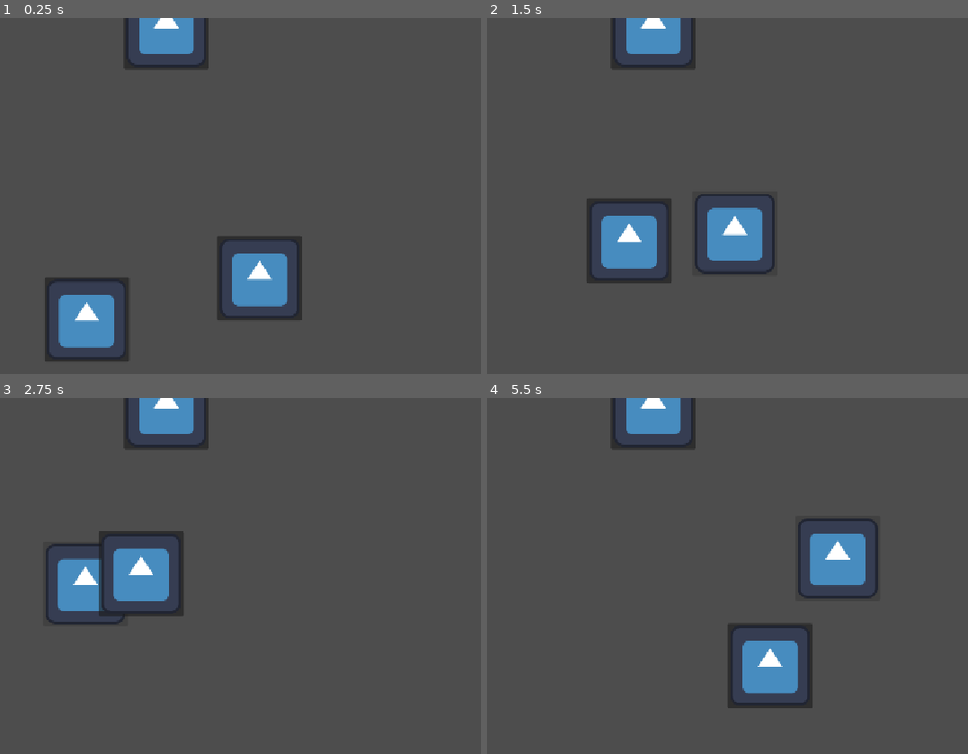
Above: before the commit, frames 1-4 (two rows, left to right).
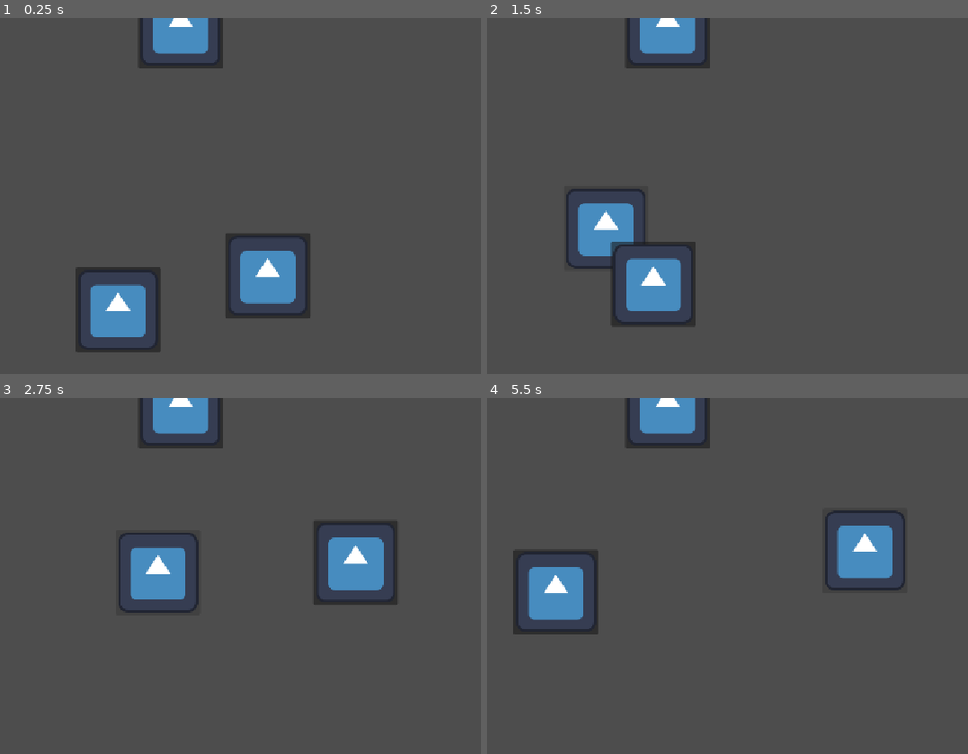
Above: after the commit, the same moments.

Repository: Novali91/CameraGame
Game: Godot game, scene res://02_Map/map.tscn
The game is run twice, just before and just after one commit, with the same random seed, the same clock (stepped at 60 frames per second) and the same inputs. The engine's default icon, where the game draws it, is replaced by a stand-in: a white triangle on a blue panel in a dark square.
Inputs (mouse positions are in pixels of both pictures, inside the frame that each line leads up to):
- Up to frame 1 (0.25 s): no input
- Up to frame 2 (1.5 s): click (722, 270) at 0.52 s; click (650, 249) at 1.27 s
- Up to frame 3 (2.75 s): click (96, 604) at 2.02 s
- Up to frame 4 (5.5 s): no input

The runs differ from the first frame. In frame 1, 7.2% of the frame differs, in the area x 9-65%, y 0-97%; in frame 2, 8.5%; in frame 3, 7.7%; in frame 4, 9.4%, in the area x 5-87%, y 0-88%.

Commit message:
Added speed filling

Diff:
--- a/02_Map/map.tscn
+++ b/02_Map/map.tscn
@@ -15,19 +15,19 @@
 [sub_resource type="Resource" id="Resource_eakoi"]
 script = ExtResource("3_6a3md")
 travel_node_path = NodePath("../../Travel Nodes/LocB")
-time = 2.5
+time = 1.9734234619140625
 narration = "hello"
 
 [sub_resource type="Resource" id="Resource_8jrwq"]
 script = ExtResource("3_6a3md")
 travel_node_path = NodePath("../../Travel Nodes/LocC")
-time = 5.0
+time = 4.994834594726562
 narration = "bye"
 
 [sub_resource type="Resource" id="Resource_gth8u"]
 script = ExtResource("3_6a3md")
 travel_node_path = NodePath("../../Travel Nodes/LocD")
-time = 7.5
+time = 8.108662719726562
 
 [sub_resource type="Resource" id="Resource_m81h6"]
 script = ExtResource("3_6a3md")
@@ -37,17 +37,17 @@
 [sub_resource type="Resource" id="Resource_12wv5"]
 script = ExtResource("3_6a3md")
 travel_node_path = NodePath("../../Travel Nodes/LocC")
-time = 2.0
+time = 3.2646022727272728
 
 [sub_resource type="Resource" id="Resource_temgq"]
 script = ExtResource("3_6a3md")
 travel_node_path = NodePath("../../Travel Nodes/LocB")
-time = 3.0
+time = 5.4619921875
 
 [sub_resource type="Resource" id="Resource_8gkpk"]
 script = ExtResource("3_6a3md")
 travel_node_path = NodePath("../../Travel Nodes/LocA")
-time = 4.0
+time = 6.897209250710227
 narration = "wassup"
 
 [node name="Map" type="Node2D" unique_id=1922977521 node_paths=PackedStringArray("route_vis", "cam", "people_node", "camera_locations_node")]
@@ -60,22 +60,24 @@
 [node name="People" type="Node" parent="." unique_id=443070008]
 
 [node name="PersonA" parent="People" unique_id=738572913 instance=ExtResource("2_0kn42")]
-position = Vector2(564.44, 407.8)
+position = Vector2(558.4202, 405.87878)
 route = Array[ExtResource("3_6a3md")]([SubResource("Resource_shwjl"), SubResource("Resource_eakoi"), SubResource("Resource_8jrwq"), SubResource("Resource_gth8u")])
 description = ""
 age = 0
 sex = ""
 height = 0
 weight = 0
+speed = 200.0
 
 [node name="PersonB" parent="People" unique_id=299382854 instance=ExtResource("2_0kn42")]
-position = Vector2(272.47, 469.18)
+position = Vector2(299.6368, 454.63165)
 route = Array[ExtResource("3_6a3md")]([SubResource("Resource_m81h6"), SubResource("Resource_12wv5"), SubResource("Resource_temgq"), SubResource("Resource_8gkpk")])
 description = ""
 age = 0
 sex = ""
 height = 0
 weight = 0
+speed = 275.0
 
 [node name="PersonC" parent="People" unique_id=548292400 instance=ExtResource("2_0kn42")]
 position = Vector2(400, 0)
@@ -84,6 +86,7 @@
 sex = ""
 height = 0
 weight = 0
+speed = 3.0
 
 [node name="Travel Nodes" type="Node" parent="." unique_id=1545301525]
 
@@ -105,14 +108,14 @@
 speech_bubble = ExtResource("6_m81h6")
 
 [node name="Line" type="Line2D" parent="RouteVisualization" unique_id=1437924463]
-points = PackedVector2Array(564.44, 407.8, 211, 295, 805, 184, 256, 478)
+points = PackedVector2Array(558.4202, 405.87878, 211, 295, 805, 184, 256, 478)
 
 [node name="Camera2D" type="Camera2D" parent="." unique_id=62318575]
 
 [node name="Camera Locations" type="Node" parent="." unique_id=1552811131]
 
 [node name="CamA" type="Marker2D" parent="Camera Locations" unique_id=227483236]
-position = Vector2(495, 310)
+position = Vector2(472, 311)
 
 [node name="CamB" type="Marker2D" parent="Camera Locations" unique_id=1360532646]
 position = Vector2(557, 579)
--- a/02_Map/person_editor.gd
+++ b/02_Map/person_editor.gd
@@ -7,6 +7,9 @@
 var root: Node = EditorInterface.get_edited_scene_root()
 var people: Array[Person] = []
 static var time: float = 0
+
+var start_keyframe_box: SpinBox
+var end_keyframe_box: SpinBox
 
 func _run():
 	window = Window.new()
@@ -44,6 +47,19 @@
 	time_slider.step = 0.01
 	window.add_child(time_slider)
 
+	start_keyframe_box = SpinBox.new()
+	end_keyframe_box = SpinBox.new()
+	var fill_speed_button = Button.new()
+	window.add_child(start_keyframe_box)
+	window.add_child(end_keyframe_box)
+	window.add_child(fill_speed_button)
+	start_keyframe_box.position.y = 150
+	end_keyframe_box.position.y = 150
+	end_keyframe_box.position.x = 200
+	fill_speed_button.position.y = 150
+	fill_speed_button.position.x = 400
+	fill_speed_button.text = "Fill speed"
+	fill_speed_button.pressed.connect(fill_speed)
 
 func add_keyframe():
 	var temp = selected_person.route.duplicate()
@@ -58,3 +74,10 @@
 
 func set_time(time: float):
 	self.time = time
+
+func fill_speed():
+	for keyframe_index in range(start_keyframe_box.value + 1, end_keyframe_box.value):
+		var cur_kf = selected_person.route[keyframe_index]
+		var prev_kf = selected_person.route[keyframe_index-1]
+		var dist = (selected_person.get_travel_node(cur_kf).position - selected_person.get_travel_node(prev_kf).position).length()
+		cur_kf.time = prev_kf.time + dist / selected_person.speed
--- a/04_People/person.gd
+++ b/04_People/person.gd
@@ -14,6 +14,8 @@
 @export var sex: String
 @export var height: int
 @export var weight: int
+
+@export var speed: float
 
 #currently only for editor view
 func _process(_delta: float) -> void:
